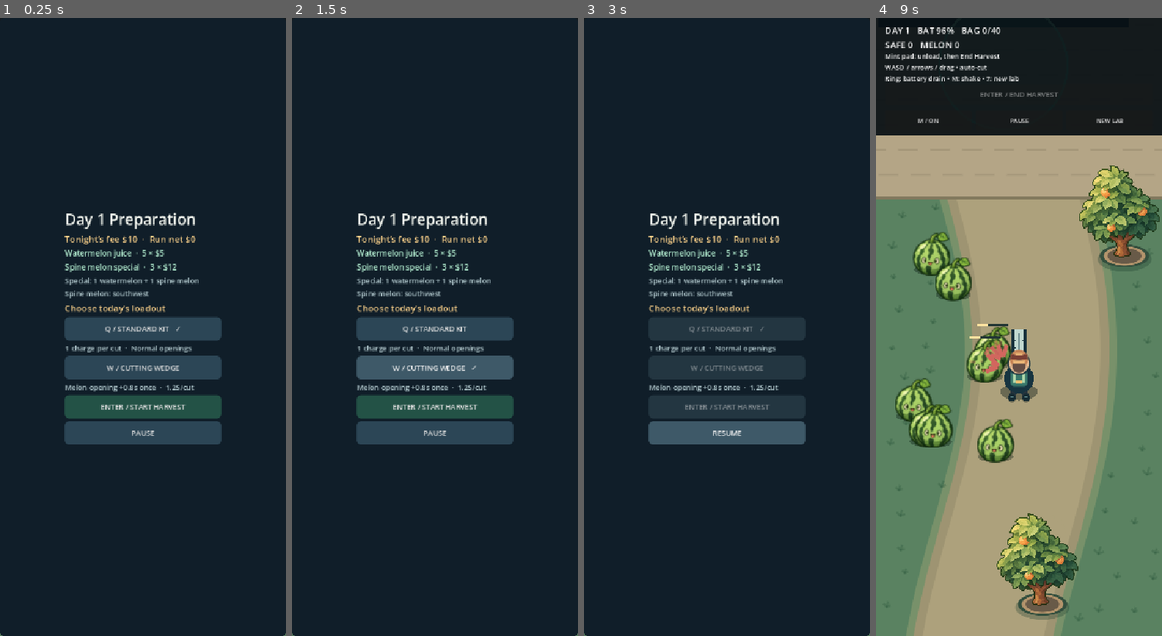
Above: before the commit, frames 1-4 (left to right).
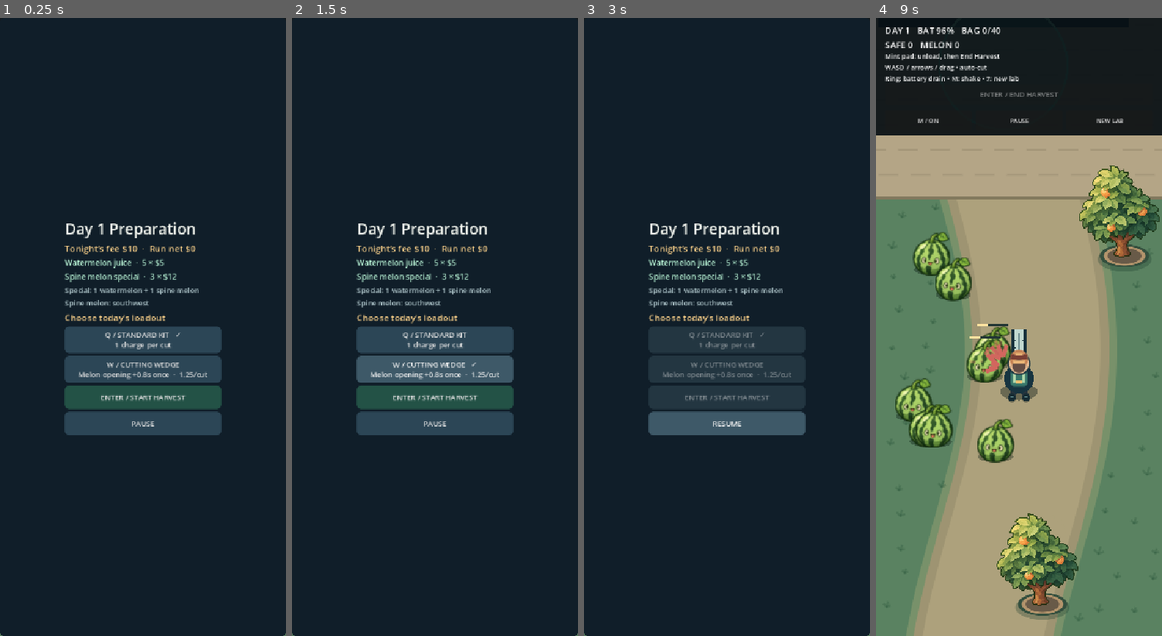
Above: after the commit, the same moments.

Repository: syjkim0125/harvest-deck
Game: Godot game, scene res://main.tscn
Two runs of this game, one before a commit and one after it. Both use one fixed random seed, a clock stepped at 60 frames per second and the inputs below.
Inputs (mouse positions are in pixels of both pictures, inside the frame that each line leads up to):
- Up to frame 1 (0.25 s): no input
- Up to frame 2 (1.5 s): click "PAUSE" at 0.5 s; click (435, 370) at 1.25 s, where only the run before the commit has a clickable "W / CUTTING WEDGE"
- Up to frame 3 (3 s): click (727, 327) at 2 s, where only the run before the commit has a clickable "Q / STANDARD KIT"; click "PAUSE" at 2.75 s
- Up to frame 4 (9 s): click "NEW LAB" at 3.5 s; click "NEW LAB" at 4.25 s; click "ENTER / END HARVEST" at 5 s; click "ENTER / END HARVEST" at 5.75 s; click "M / ON" at 6.5 s; click "RESUME" at 7.25 s; click "RESUME" at 8 s; click "ENTER / START HARVEST" at 8.75 s

The runs differ from the first frame. In frame 1, 8.5% of the frame differs, in the area x 22-78%, y 31-69%; in frame 2, 8.6%; in frame 3, 6.6%; in frame 4, nothing differs.

Commit message:
Release Harvest Deck v0.7.27 with the Day 2 dash kit

Diff:
--- a/scripts/day_harvest.gd
+++ b/scripts/day_harvest.gd
@@ -3,7 +3,7 @@
 
 const RollingOrange = preload("res://scripts/rolling_orange.gd")
 
-enum Card { NONE = -1, STANDARD, WEDGE, RESERVE_CELL, SEED_GUARD, TUNED_BLADE, LIMITED_COCKTAIL, WHEEL_CHOCK }
+enum Card { NONE = -1, STANDARD, WEDGE, RESERVE_CELL, SEED_GUARD, TUNED_BLADE, LIMITED_COCKTAIL, WHEEL_CHOCK, DASH_KIT }
 enum Outcome { ACTIVE, RETURNED, EXHAUSTED }
 
 const MAX_CHARGE := 100.0
@@ -16,6 +16,8 @@
 const GUARDED_SEED_COST := 10.0
 const TUNED_CUT_COST := 0.75
 const CHOCK_BRAKE_BONUS := 0.60
+const DASH_COST := 8.0
+const DASH_SECONDS := 0.20
 const REWARD_OFFERS := [
 	[Card.RESERVE_CELL, Card.SEED_GUARD, Card.WHEEL_CHOCK],
 	[Card.TUNED_BLADE, Card.LIMITED_COCKTAIL],
@@ -26,10 +28,11 @@
 var outcome := Outcome.ACTIVE
 var lost_cargo := 0
 var reward_used := false
+var dash_used := false
 var last_seed_cost := SEED_COST
 
 static func card_available(card_id: Card, day_number: int) -> bool:
-	return card_id != Card.WHEEL_CHOCK or day_number == RollingOrange.DAY
+	return card_id not in [Card.WHEEL_CHOCK, Card.DASH_KIT] or day_number == RollingOrange.DAY
 
 func reset() -> void:
 	card = Card.STANDARD
@@ -37,6 +40,7 @@
 	outcome = Outcome.ACTIVE
 	lost_cargo = 0
 	reward_used = false
+	dash_used = false
 	last_seed_cost = SEED_COST
 
 func cut_cost() -> float:
--- a/scripts/game.gd
+++ b/scripts/game.gd
@@ -22,6 +22,7 @@
 const BREAK_HOLD := 0.034
 const MAX_CUT_PARTICLES := 160
 const SPEED: float = 360.0
+const DASH_SPEED := 900.0
 const ATTACK_INTERVAL: float = 0.105
 const CAPACITY: int = 40
 const DEPOT_RADIUS := 85.0
@@ -63,6 +64,9 @@
 var shake_button: Button
 var mode_button: Button
 var return_button: Button
+var dash_button: Button
+var dash_left := 0.0
+var dash_direction := Vector2.ZERO
 var portrait_view: bool = false
 var hud_height: float = HUD_HEIGHT
 var camera: Camera2D
@@ -176,6 +180,12 @@
 	return_button.focus_mode = Control.FOCUS_NONE
 	return_button.pressed.connect(advance_day)
 	layer.add_child(return_button)
+	dash_button = Button.new()
+	dash_button.focus_mode = Control.FOCUS_NONE
+	dash_button.add_theme_font_size_override("font_size", 11)
+	dash_button.tooltip_text = "Dash once for %d battery." % DayHarvest.DASH_COST
+	dash_button.pressed.connect(try_dash)
+	layer.add_child(dash_button)
 	var night_layer := CanvasLayer.new()
 	night_layer.layer = 2
 	add_child(night_layer)
@@ -250,10 +260,7 @@
 	mode_button.text = "NEW LAB" if day_mode else "NEW DAY"
 	shake_button.tooltip_text = "Toggle screen shake."
 	mode_button.tooltip_text = "Switch modes and start a new run."
-	return_button.position = Vector2(16, 118) if portrait_view else Vector2(240, 116)
-	return_button.size = Vector2(width - 32, 38) if portrait_view else Vector2(220, 29)
-	return_button.add_theme_font_size_override("font_size", 13)
-	return_button.visible = day_mode
+	layout_day_actions()
 	for button in buttons:
 		button.visible = not day_mode
 	camera.zoom = Vector2.ONE * (1.4 if portrait_view else 1.0)
@@ -261,6 +268,22 @@
 	drag_id = -1
 	drag_vector = Vector2.ZERO
 	camera.offset = Vector2.ZERO
+
+func layout_day_actions() -> void:
+	var width := get_viewport_rect().size.x
+	var active_kit := day_mode and not preparing_day and not day_finished() and day.card == DayHarvest.Card.DASH_KIT
+	return_button.visible = day_mode
+	return_button.position = Vector2(16, 118) if portrait_view else Vector2(240, 116)
+	return_button.size = Vector2(width - (140 if active_kit else 32), 38) if portrait_view else Vector2(220, 29)
+	return_button.add_theme_font_size_override("font_size", 11 if active_kit and portrait_view else 13)
+	dash_button.visible = active_kit
+	dash_button.position = Vector2(width - 116, 118) if portrait_view else Vector2(480, 116)
+	dash_button.size = Vector2(100, 38) if portrait_view else Vector2(220, 29)
+	update_dash_button()
+
+func update_dash_button() -> void:
+	dash_button.disabled = not can_dash()
+	dash_button.text = "DASH USED" if day.dash_used else "SPACE / DASH"
 
 func setup_inputs() -> void:
 	var bindings = {"left": [KEY_A, KEY_LEFT], "right": [KEY_D, KEY_RIGHT], "up": [KEY_W, KEY_UP], "down": [KEY_S, KEY_DOWN]}
@@ -291,6 +314,7 @@
 	cargo_view.clear()
 	fruits.clear()
 	production.reset()
+	dash_left = 0.0
 	day.reset()
 	preparing_day = day_mode
 	night.reset(run_day)
@@ -310,6 +334,7 @@
 		refresh_market_view()
 	if is_instance_valid(pause_button):
 		pause_button.text = "PAUSE"
+		layout_day_actions()
 	drag_id = -1
 	drag_vector = Vector2.ZERO
 	impact.reset()
@@ -352,6 +377,10 @@
 
 func set_paused(value: bool) -> void:
 	paused = value
+	if paused:
+		dash_left = 0.0
+	if is_instance_valid(dash_button):
+		update_dash_button()
 	if is_instance_valid(pause_button):
 		pause_button.text = "RESUME" if paused else "PAUSE"
 	if is_instance_valid(night_view):
@@ -406,6 +435,8 @@
 					pick_reward_card(DayHarvest.Card.WHEEL_CHOCK)
 				else:
 					pick_night_recipe(NightMarket.Recipe.ORANGE)
+			KEY_B: pick_day_card(DayHarvest.Card.DASH_KIT)
+			KEY_SPACE: try_dash()
 			KEY_E: try_hire_cashier()
 			KEY_F: try_upgrade_mixer()
 			KEY_G: try_unlock_orchard()
@@ -458,10 +489,7 @@
 		refresh_market_view()
 		return
 	if not paused and not day_finished():
-		var direction = Input.get_vector("left", "right", "up", "down")
-		if drag_vector.length() > 0.05:
-			direction = drag_vector
-		simulate(delta, direction)
+		simulate(delta, movement_direction())
 	camera.offset = feedback_offset() if not paused else Vector2.ZERO
 	if day_mode:
 		update_day_hud()
@@ -507,6 +535,8 @@
 		hint = "HARVEST ENDED • Safe stock secured"
 	status.text = hint + "\n" + ("Continue to the night market" if day_finished() else "WASD / arrows / drag • auto-cut\nRing: battery drain • M: shake • 7: new lab")
 	return_button.text = "ENTER / NIGHT MENU" if day_finished() else "ENTER / END HARVEST"
+	if dash_button.visible:
+		update_dash_button()
 	return_button.disabled = paused or (not day_finished() and (not cargo.is_empty() or player.distance_to(depot) >= DEPOT_RADIUS))
 
 func switch_mode() -> void:
@@ -534,7 +564,7 @@
 
 func pick_day_card(card: DayHarvest.Card) -> void:
 	if preparing_day and not paused and DayHarvest.card_available(card, run_day) and (
-		card == DayHarvest.Card.STANDARD or card == DayHarvest.Card.WEDGE or card in deck):
+		card in [DayHarvest.Card.STANDARD, DayHarvest.Card.WEDGE, DayHarvest.Card.DASH_KIT] or card in deck):
 		day.card = card
 		night.cocktail = card == DayHarvest.Card.LIMITED_COCKTAIL
 		refresh_market_view()
@@ -548,6 +578,7 @@
 			fruit.encounter.first_open_bonus = DayHarvest.WEDGE_OPEN_BONUS
 		elif fruit.kind == RollingOrange.KIND and day.card == DayHarvest.Card.WHEEL_CHOCK:
 			fruit.encounter.brake_bonus = DayHarvest.CHOCK_BRAKE_BONUS
+	layout_day_actions()
 	refresh_market_view()
 	return true
 
@@ -605,6 +636,7 @@
 	return true
 
 func conclude_day(exhausted: bool) -> void:
+	dash_left = 0.0
 	day.outcome = DayHarvest.Outcome.EXHAUSTED if exhausted else DayHarvest.Outcome.RETURNED
 	if exhausted:
 		# Keep the oldest half of the carried stack. Already deposited stock is untouched.
@@ -629,6 +661,7 @@
 		camera.force_update_scroll()
 	saw_audio.silence()
 	audio.stop()
+	layout_day_actions()
 
 func try_hire_cashier() -> bool:
 	if day_mode or paused or player.distance_to(hire_pad) >= 80:
@@ -674,6 +707,26 @@
 	var hud_bias = hud_height / (2.0 * camera.zoom.y) if portrait_view else 0.0
 	var shop_bias = 50.0 if portrait_view else 180.0
 	return player + Vector2(0, -shop_bias * shop_weight - hud_bias)
+
+func movement_direction() -> Vector2:
+	if drag_vector.length() > 0.05:
+		return drag_vector
+	return Input.get_vector("left", "right", "up", "down")
+
+func can_dash() -> bool:
+	return day_mode and not preparing_day and not day_finished() and not paused and (
+		day.card == DayHarvest.Card.DASH_KIT and not day.dash_used and day.charge > DayHarvest.DASH_COST)
+
+func try_dash() -> bool:
+	if not can_dash():
+		return false
+	var direction := movement_direction()
+	dash_direction = direction.normalized() if direction.length() > 0.05 else facing
+	dash_left = DayHarvest.DASH_SECONDS
+	day.dash_used = true
+	day.spend(DayHarvest.DASH_COST)
+	update_dash_button()
+	return true
 
 func simulate(delta: float, direction: Vector2) -> void:
 	if preparing_day:
@@ -701,10 +754,16 @@
 	time += delta
 	velocity = direction.limit_length() * SPEED
 	var previous_player = player
+	if dash_left > 0.0:
+		var dash_time := minf(dash_left, delta)
+		dash_left = maxf(0.0, dash_left - delta)
+		var displacement := dash_direction * DASH_SPEED * dash_time + velocity * (delta - dash_time)
+		velocity = displacement / delta
+		facing = dash_direction
+	elif direction.length() > 0.05:
+		facing = direction.normalized()
 	player += velocity * delta
 	player = player.clamp(BOUNDS.position + Vector2.ONE * 20, BOUNDS.end - Vector2.ONE * 20)
-	if direction.length() > 0.05:
-		facing = direction.normalized()
 	avatar.step(delta, player - previous_player, facing)
 	# Follow the travelled path at the same cadence as movement, not only the
 	# final target of a long physics frame. Hit offset stays a separate channel.
--- a/scripts/night_market_view.gd
+++ b/scripts/night_market_view.gd
@@ -22,6 +22,7 @@
 var market_content: VBoxContainer
 var prep_content: VBoxContainer
 var loadout_buttons: Array[Button] = []
+var dash_kit_button: Button
 var prep_title: Label
 var forecast_title: Label
 var forecast_labels: Array[Label] = []
@@ -141,13 +142,16 @@
 	route_hint = label(prep_content, "", 13, MUTED)
 	label(prep_content, "Choose today’s loadout", 16, GOLD)
 	var standard := action(prep_content)
+	standard.custom_minimum_size.y = 48
 	standard.pressed.connect(func(): loadout_pressed.emit(Day.Card.STANDARD))
 	loadout_buttons.append(standard)
-	label(prep_content, "1 charge per cut  ·  Normal openings", 13, MUTED)
 	var wedge := action(prep_content)
+	wedge.custom_minimum_size.y = 48
 	wedge.pressed.connect(func(): loadout_pressed.emit(Day.Card.WEDGE))
 	loadout_buttons.append(wedge)
-	label(prep_content, "Melon opening +%.1fs once  ·  %.2f/cut" % [Day.WEDGE_OPEN_BONUS, Day.WEDGE_CUT_COST], 13, MUTED)
+	dash_kit_button = action(prep_content)
+	dash_kit_button.custom_minimum_size.y = 48
+	dash_kit_button.pressed.connect(func(): loadout_pressed.emit(Day.Card.DASH_KIT))
 	for i in range(2):
 		var button := action(prep_content)
 		button.custom_minimum_size.y = 48
@@ -201,10 +205,15 @@
 			button.text = "%s / %s%s\n%s" % ["C" if i == 0 else "V", reward_name(reward),
 				"   ✓" if card == reward else "", reward_description(reward)]
 			button.disabled = paused or not Day.card_available(reward, run_day)
-	loadout_buttons[Day.Card.STANDARD].text = "Q / STANDARD KIT" + ("   ✓" if card == Day.Card.STANDARD else "")
-	loadout_buttons[Day.Card.WEDGE].text = "W / CUTTING WEDGE" + ("   ✓" if card == Day.Card.WEDGE else "")
+	loadout_buttons[Day.Card.STANDARD].text = "Q / STANDARD KIT%s\n1 charge per cut" % ("   ✓" if card == Day.Card.STANDARD else "")
+	loadout_buttons[Day.Card.WEDGE].text = "W / CUTTING WEDGE%s\nMelon opening +%.1fs once  ·  %.2f/cut" % [
+		"   ✓" if card == Day.Card.WEDGE else "", Day.WEDGE_OPEN_BONUS, Day.WEDGE_CUT_COST]
 	for button in loadout_buttons:
 		button.disabled = paused
+	dash_kit_button.visible = Day.card_available(Day.Card.DASH_KIT, run_day)
+	dash_kit_button.disabled = paused
+	dash_kit_button.text = "B / DASH KIT%s\nSpace: one %.2fs dash for %d charge" % [
+		"   ✓" if card == Day.Card.DASH_KIT else "", Day.DASH_SECONDS, Day.DASH_COST]
 	start_button.disabled = paused
 	prep_pause_button.text = "RESUME" if paused else "PAUSE"
 
--- a/tests/night_market.gd
+++ b/tests/night_market.gd
@@ -387,6 +387,85 @@
 			"the final screen retains the real citrus sale from the prior night")
 	game.reset_run()
 
+func check_dash_kit(game) -> void:
+	key(game, KEY_B)
+	check(game.day.card == Day.Card.STANDARD and not game.night_view.dash_kit_button.visible,
+		"the dash kit is offered only on the orange day")
+	for equip_dash in [false, true]:
+		open_orange_day(game)
+		if equip_dash:
+			game.night_view.dash_kit_button.pressed.emit()
+			check(game.day.card == Day.Card.DASH_KIT and not game.try_dash(), "selecting the kit does not use the ability during prep")
+			key(game, KEY_Q)
+			key(game, KEY_B)
+		else:
+			key(game, KEY_Q)
+		key(game, KEY_ENTER)
+		var orange: Orange = game.fruits[-1].encounter
+		walk_to(game, Orange.HOME + Vector2(0, -70))
+		walk_to(game, Orange.BRAKE_POINT + Vector2(-155, -155))
+		game.simulate(0.40, Vector2.ZERO)
+		check(orange.phase == Orange.Phase.BRAKING and orange.brake_bonus == 0.0 and orange.brake_left > 0.50,
+			"both approaches reach the same unextended brake window")
+		game.simulate(orange.brake_left - 0.50, Vector2.ZERO)
+		var direction := Vector2.ONE.normalized()
+		var start: Vector2 = game.player
+		if equip_dash:
+			game.set_paused(true)
+			check(game.dash_button.disabled and not game.try_dash(), "pause blocks the dash")
+			game.set_paused(false)
+			game.day.charge = Day.DASH_COST
+			check(not game.try_dash() and not game.day.dash_used, "dash requires enough charge to leave the saw on")
+			game.day.charge = Day.MAX_CHARGE
+			Input.action_press("right")
+			Input.action_press("down")
+			key(game, KEY_SPACE)
+			Input.action_release("right")
+			Input.action_release("down")
+			check(game.day.charge == 92.0 and game.dash_button.disabled and not game.try_dash(), "Space spends eight charge once")
+			game.simulate(Day.DASH_SECONDS, Vector2.ZERO)
+			check(game.player.distance_to(start + direction * game.DASH_SPEED * Day.DASH_SECONDS) < 0.01,
+				"the dash travels 180 units along the selected diagonal")
+			game.simulate(0.31, Vector2.ZERO)
+		else:
+			check(not game.dash_button.visible and not game.try_dash(), "standard kit keeps its original movement inputs")
+			game.simulate(0.50, direction)
+			game.simulate(0.01, Vector2.ZERO)
+		check(game.cargo.count(Orange.KIND) == (3 if equip_dash else 0),
+			"the same late corner %s" % ("can be intercepted with a dash" if equip_dash else "is missed when approached on foot"))
+		if equip_dash:
+			var after_dash: Vector2 = game.player
+			game.simulate(0.1, Vector2.RIGHT)
+			check(game.player.distance_to(after_dash + Vector2.RIGHT * 36.0) < 0.01, "normal speed resumes as soon as the dash ends")
+			walk_to(game, Vector2(510, 690))
+			game.simulate(0.70, Vector2.ZERO)
+			walk_to(game, game.depot)
+			game.simulate(2.0, Vector2.ZERO)
+			key(game, KEY_ENTER)
+			key(game, KEY_ENTER)
+			key(game, KEY_T)
+			key(game, KEY_ENTER)
+			key(game, KEY_T)
+			game._physics_process(2.0)
+			check(game.night.gross == 9 and game.night.sold[2] == 1, "the dash-caught orange reaches the second night's menu")
+
+	open_orange_day(game)
+	key(game, KEY_B)
+	key(game, KEY_ENTER)
+	game.drag_vector = Vector2.DOWN
+	var touch_start: Vector2 = game.player
+	game.dash_button.pressed.emit()
+	game.simulate(0.05, Vector2.ZERO)
+	var pause_at: Vector2 = game.player
+	game.set_paused(true)
+	game.set_paused(false)
+	game.simulate(0.3, Vector2.ZERO)
+	check(game.day.dash_used and pause_at.distance_to(touch_start + Vector2(0, 45)) < 0.01
+		and game.player == pause_at and game.dash_left == 0.0,
+		"the touch button uses the drag direction and pausing cancels the remaining dash")
+	game.reset_run()
+	check(not game.day.dash_used and game.dash_left == 0.0 and not game.dash_button.visible, "new run clears the dash state")
+
 func run() -> void:
 	var game = load("res://main.tscn").instantiate()
 	root.add_child(game)
@@ -402,6 +481,7 @@
 	check_watermelon_run(game)
 	check_rolling_orange(game)
 	check_wheel_chock(game)
+	check_dash_kit(game)
 	var night = game.night
 	var ui = game.night_view
 	check(not game.enter_night(), "an active expedition cannot open the market")
@@ -507,8 +587,16 @@
 		key(layout_game, KEY_ENTER)
 		await process_frame
 		await process_frame
-		check(bounds.encloses(pane.prep_content.get_global_rect()) and bounds.encloses(pane.deck_buttons[0].get_global_rect()),
-			"Day 2 preparation and the earned card fit at %s" % size)
+		check(bounds.encloses(pane.prep_content.get_global_rect()) and bounds.encloses(pane.deck_buttons[0].get_global_rect())
+			and bounds.encloses(pane.dash_kit_button.get_global_rect()), "Day 2 prep fits both the dash kit and the earned card at %s" % size)
+		key(layout_game, KEY_B)
+		key(layout_game, KEY_ENTER)
+		layout_game._physics_process(0.0)
+		await process_frame
+		await process_frame
+		check(bounds.encloses(layout_game.dash_button.get_global_rect())
+			and not layout_game.dash_button.get_global_rect().intersects(layout_game.return_button.get_global_rect()),
+			"the touch dash and end-harvest buttons fit at %s" % size)
 		deliver(layout_game, [0, MELON, Orange.KIND])
 		await process_frame
 		await process_frame
Not shown, changed: docs/DAY_NIGHT_DESIGN.md
Not shown, changed: docs/HANDOFF.md
Not shown, changed: docs/HARVEST_ENCOUNTERS.md
Not shown, changed: docs/ROADMAP.md
